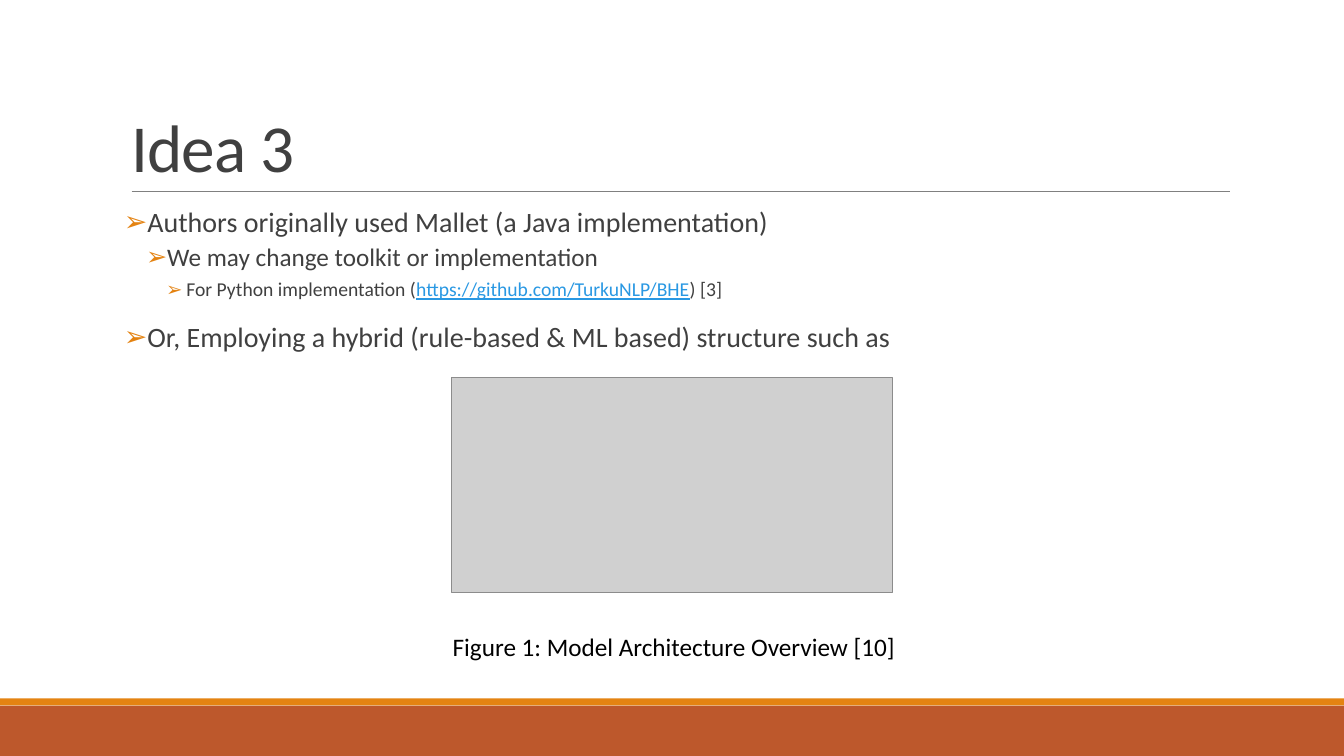
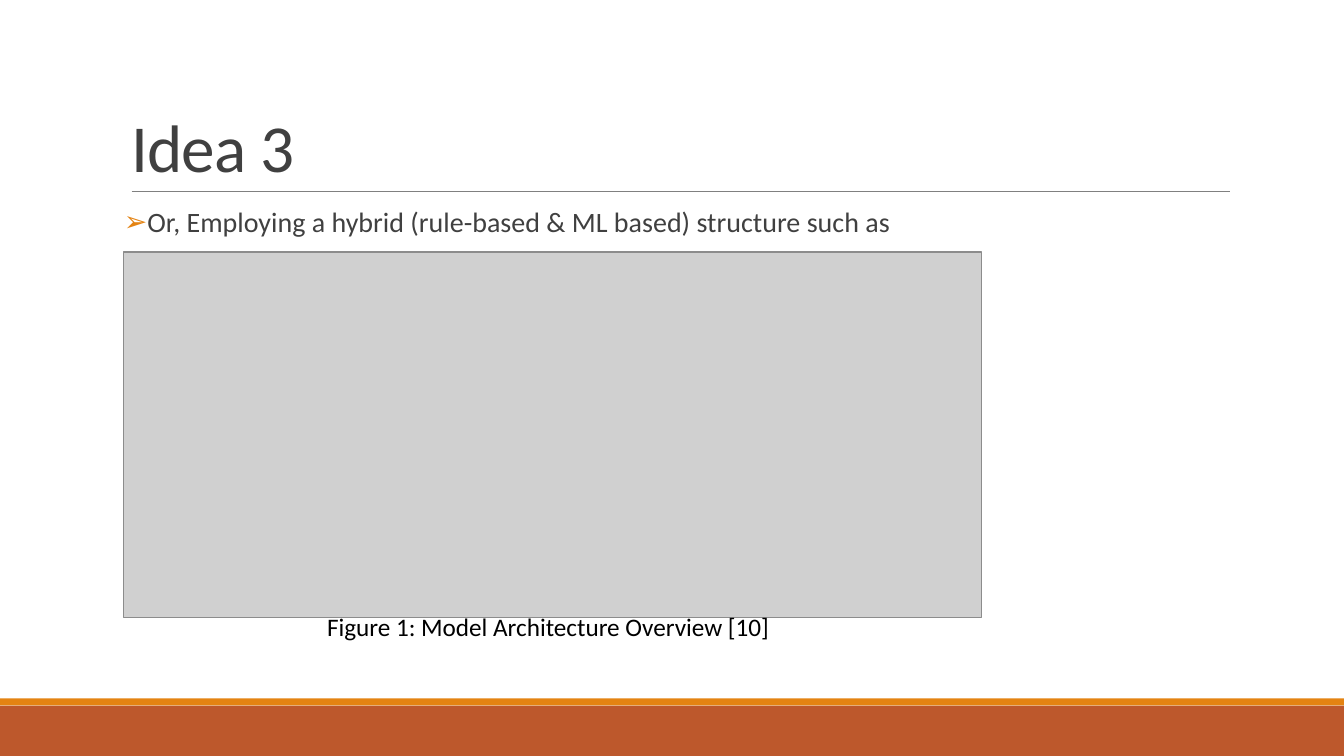
Before and after one commit to abdullahyldz/Cmpe493TermProject, a slide deck: slide 19 of Slides/Combined.pptx (slide 21 before the commit). Drawn at 1344x756 pixels with LibreOffice and Linux fonts; fonts in the diff are those of the drawing; grey boxes stand for pictures. Boxes give left, top, right and bottom in pixels: in the first picture for what was removed or moved away, otherwise in the second. Text is boxed around its words. In the diff, an @@ line names an element or a change of style, - is before the commit and + after.

Commit message:
small changes

```diff
--- a/Slides/Combined.pptx
+++ b/Slides/Combined.pptx
@@ text at box(147, 211, 768, 300): paragraphs removed @@
-➢ Authors originally used Mallet (a Java implementation)
-  ➢ We may change toolkit or implementation
-    ➢ For Python implementation (https://github.com/TurkuNLP/BHE) [3]
@@ picture: place and size @@
-picture at box(452, 378, 892, 593)
+picture at box(124, 252, 982, 617)
@@ text "Figure 1: Model Architecture Overview ...": place and size @@
-text "Figure 1: Model Architecture Overview ..." at box(453, 637, 895, 661)
+text "Figure 1: Model Architecture Overview ..." at box(327, 615, 769, 641)
```
Also in this commit, not shown: 1 other slide changed, 2 slides removed.
